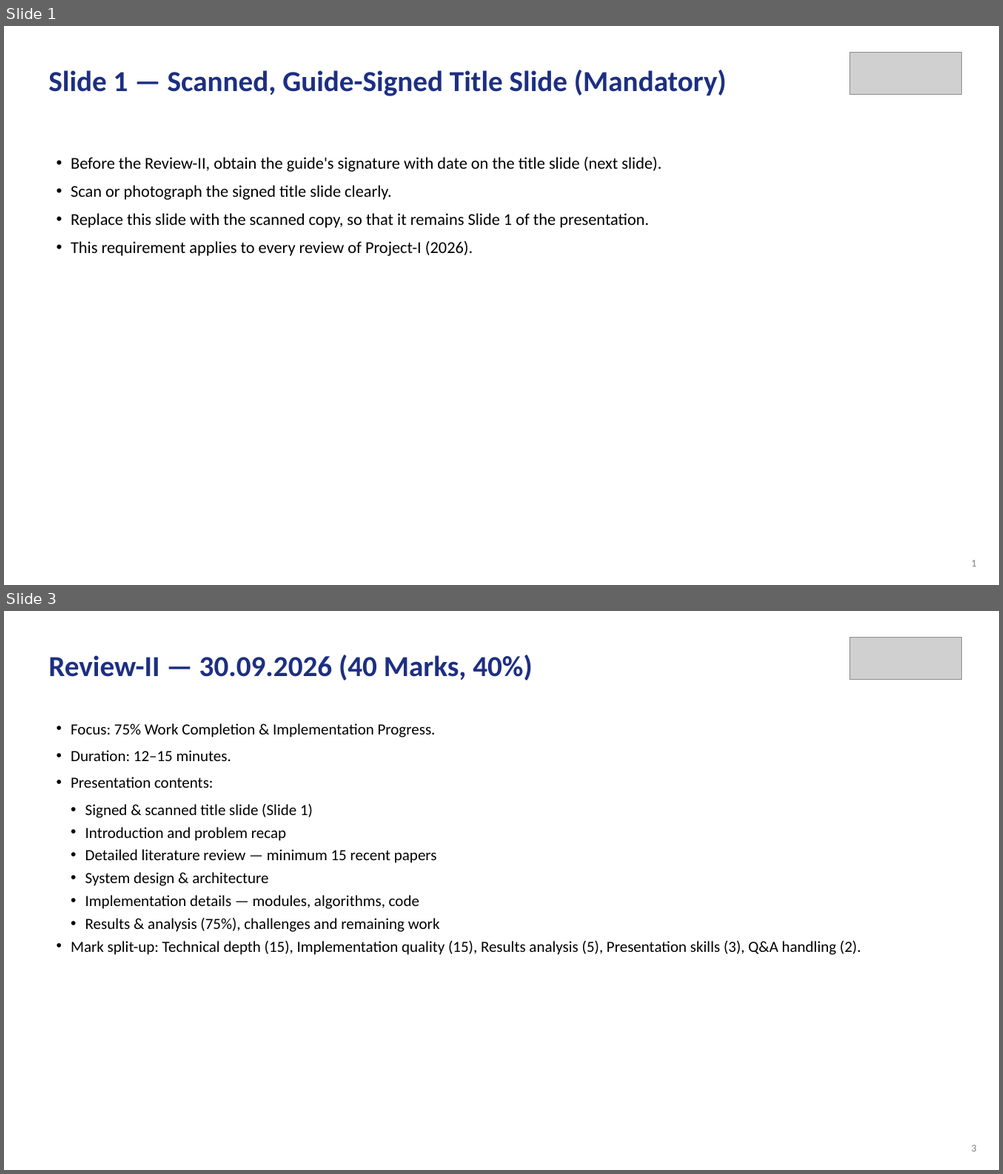
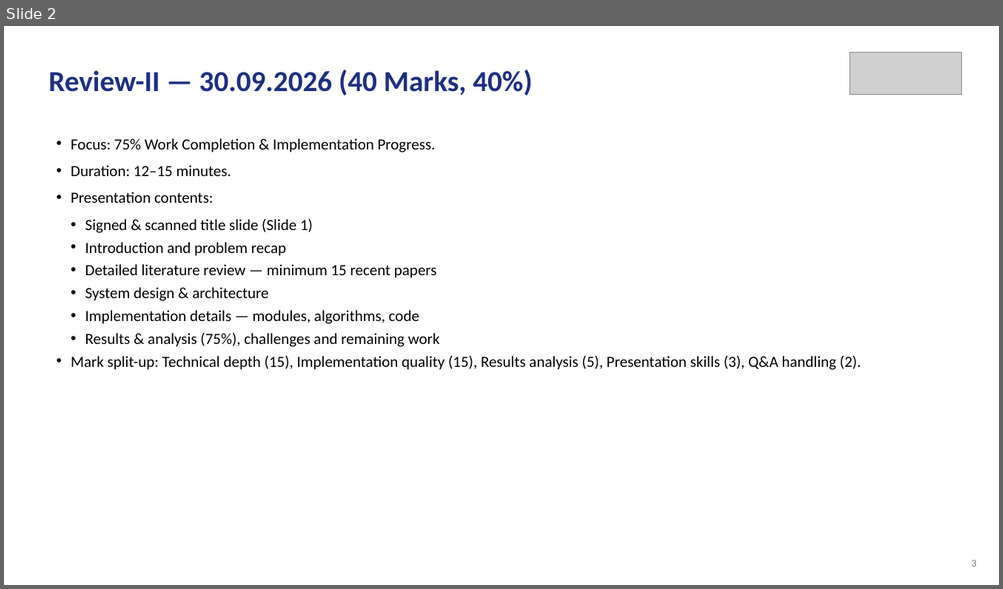
Before and after one commit to KAnanyaK/his-scraping-dpdp-project, a slide deck: Review-II.pptx. Shown one above the other, each under a label of ours: slides 1 and 3 before the commit, slide 2 after it; the slides between them are not shown. The pictures are 1003x1174 and 1003x589 pixels, drawn with LibreOffice and Linux fonts; fonts in the diff are those of the drawing; grey boxes stand for pictures. Boxes give left, top, right and bottom in pixels: in the first picture for what was removed or moved away, otherwise in the second. Text is boxed around its words. In the diff, an @@ line names an element or a change of style, - is before the commit and + after.

```diff
--- a/Review-II.pptx
+++ b/Review-II.pptx
@@ slide 1 removed at <box>4,26,999,585</box>, background #FFFFFF @@
@@ text removed at <box>48,70,726,96</box> @@
-Slide 1 — Scanned, Guide-Signed Title Slide (Mandatory)
@@ picture removed at <box>849,52,962,95</box> @@
@@ text removed at <box>71,157,661,256</box> @@
-• Before the Review-II, obtain the guide's signature with date on the title slide (next slide).
-• Scan or photograph the signed title slide clearly.
-• Replace this slide with the scanned copy, so that it remains Slide 1 of the presentation.
-• This requirement applies to every review of Project-I (2026).
@@ text removed at <box>971,560,976,567</box> @@
-1
@@ what was slide 3 is now slide 2 @@
```
Also in this commit, not shown: 3 slides changed, 6 other files.
